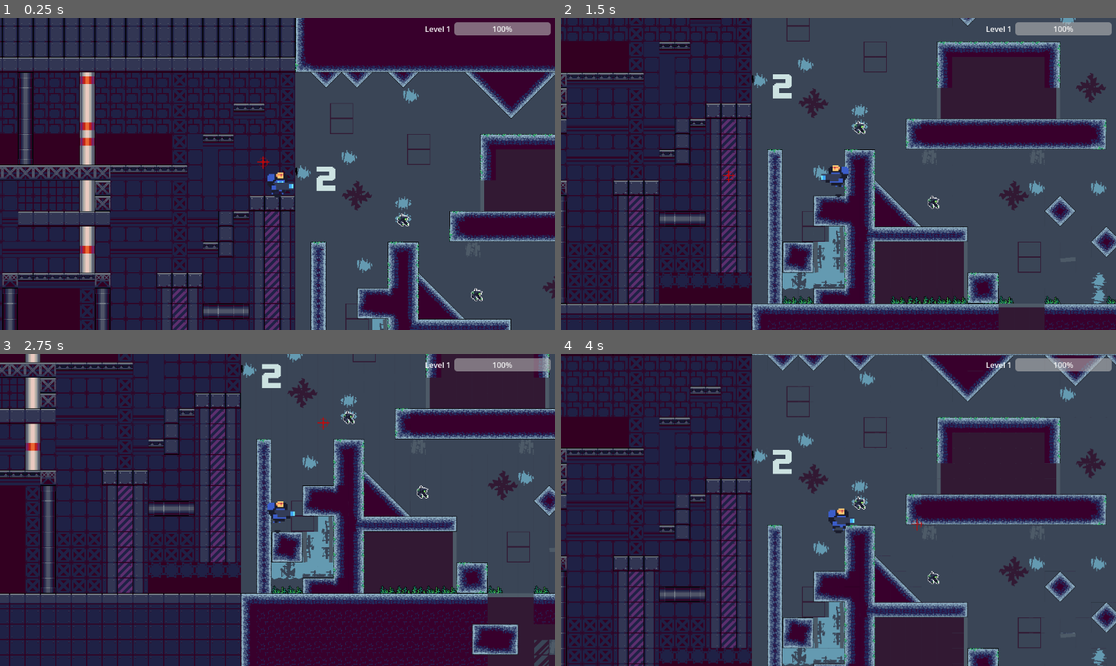
Above: before the commit, frames 1-4 (two rows, left to right).
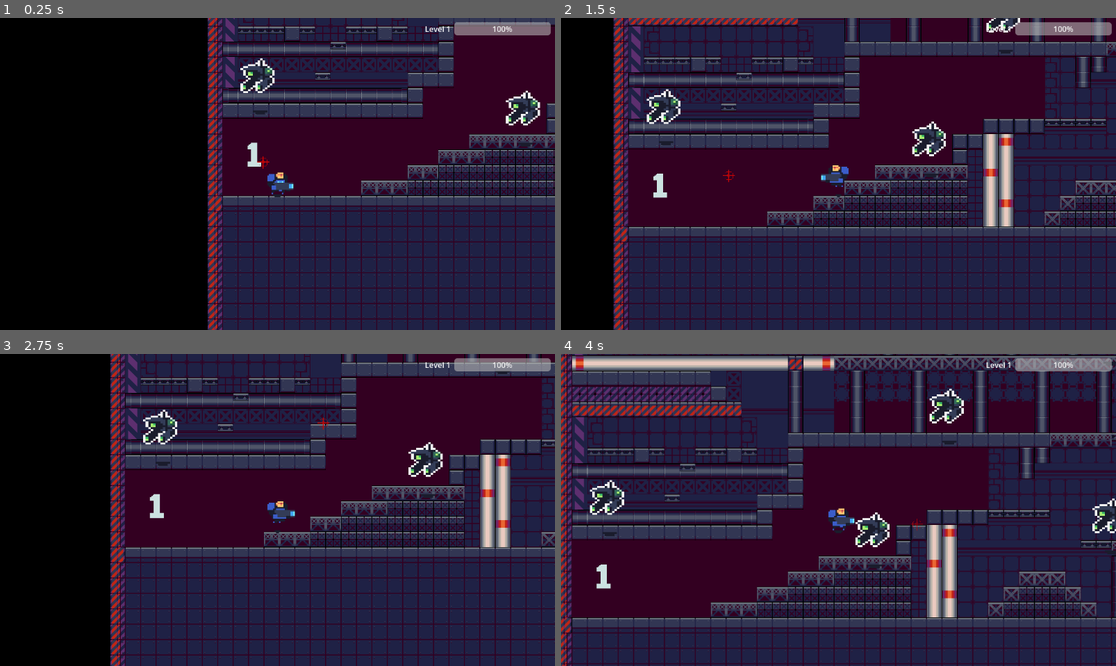
Above: after the commit, the same moments.

Repository: DeanSabbah/1501-Term
Game: Godot game, scene res://Scenes/main.tscn
Two runs of this game, one before a commit and one after it. Both use one fixed random seed, a clock stepped at 60 frames per second and the inputs below.
Inputs (mouse positions are in pixels of both pictures, inside the frame that each line leads up to):
- Up to frame 1 (0.25 s): no input
- Up to frame 2 (1.5 s): move the mouse to (960, 158) at 0.52 s; hold D (right) from 0.53 s (still down); click (960, 158) at 0.67 s; tap W (up) at 0.77 s; move the mouse to (727, 189) at 1.27 s
- Up to frame 3 (2.75 s): tap W (up) at 1.52 s; move the mouse to (333, 441) at 2.02 s; release D (right) at 2.03 s; hold A (left) from 2.03 s (still down)
- Up to frame 4 (4 s): move the mouse to (810, 572) at 2.77 s; release A (left) at 2.78 s; hold D (right) from 2.78 s (still down); click (810, 572) at 2.92 s; tap W (up) at 3.02, 3.77 s; move the mouse to (1005, 556) at 3.52 s

The runs differ from the first frame. In frame 1, 81% of the frame differs, in the area x 0-100%, y 0-100%; in frame 2, 73%; in frame 3, 72%; in frame 4, 72%.

Commit message:
2024-03-31

Diff:
--- a/Characters/Enemies/Enemy 1.gd
+++ b/Characters/Enemies/Enemy 1.gd
@@ -1 +1,9 @@
 extends Enemy;
+signal death_anim
+
+
+
+
+func _on_sprite_2d_animation_finished():
+
+	pass # Replace with function body.
--- a/Characters/Enemies/Enemy.gd
+++ b/Characters/Enemies/Enemy.gd
@@ -16,6 +16,8 @@
 var inRange:bool
 
 func _ready():
+	var animation_node = get_node("Sprite2D")
+	animation_node.play("idle_1")
 	$ViewRange/CollisionShape2D.shape.radius = viewRange
 	$AttackRange/CollisionShape2D.shape.radius = attackRange
 	cooldownTimer.wait_time = cooldown
@@ -44,10 +46,12 @@
 		inRange = false
 
 func _physics_process(delta):
+	var sprite = get_node("Sprite2D")
 	if cooldownTimer.is_stopped() and inRange:
 		attack(delta)
 	else:
 		pass
+
 
 func _on_hit_box_area_entered(area):
 	if area is Projectile:
@@ -58,6 +62,7 @@
 func take_damage(amount: int):
 	health -= amount
 	print("ENEMY HEALTH: ", health)
+
 	if (health <= 0):
 		die()
 
@@ -66,6 +71,12 @@
 	#PLAY SOME ANIMATION BEFORE DYING .. ?
 	player.give_xp()
 
-
 	# deletes the enemy
 	queue_free()
+
+
+func death_animation():
+	var sprite = get_node("Sprite2D")
+	var animation_node = get_node("Sprite2D")
+	print("DEATH ANIMATION")
+	animation_node.play("death")
--- a/Characters/Enemies/enemy_1.tscn
+++ b/Characters/Enemies/enemy_1.tscn
@@ -1,7 +1,104 @@
-[gd_scene load_steps=6 format=3 uid="uid://ckiadpp57mdd"]
+[gd_scene load_steps=19 format=3 uid="uid://ckiadpp57mdd"]
 
 [ext_resource type="Script" path="res://Characters/Enemies/enemy 1.gd" id="1_jv4dg"]
 [ext_resource type="Texture2D" uid="uid://bqs565xd02gpv" path="res://Characters/Enemies/enemies x3.png" id="2_xtq4a"]
+
+[sub_resource type="AtlasTexture" id="AtlasTexture_1vm7r"]
+atlas = ExtResource("2_xtq4a")
+region = Rect2(0, 288, 96, 96)
+
+[sub_resource type="AtlasTexture" id="AtlasTexture_pq47q"]
+atlas = ExtResource("2_xtq4a")
+region = Rect2(96, 288, 96, 96)
+
+[sub_resource type="AtlasTexture" id="AtlasTexture_2i6ru"]
+atlas = ExtResource("2_xtq4a")
+region = Rect2(192, 288, 96, 96)
+
+[sub_resource type="AtlasTexture" id="AtlasTexture_vb6c6"]
+atlas = ExtResource("2_xtq4a")
+region = Rect2(288, 288, 96, 96)
+
+[sub_resource type="AtlasTexture" id="AtlasTexture_w4ieo"]
+atlas = ExtResource("2_xtq4a")
+region = Rect2(384, 288, 96, 96)
+
+[sub_resource type="AtlasTexture" id="AtlasTexture_s1iag"]
+atlas = ExtResource("2_xtq4a")
+region = Rect2(480, 288, 96, 96)
+
+[sub_resource type="AtlasTexture" id="AtlasTexture_q3twb"]
+atlas = ExtResource("2_xtq4a")
+region = Rect2(576, 288, 96, 96)
+
+[sub_resource type="AtlasTexture" id="AtlasTexture_isbhq"]
+atlas = ExtResource("2_xtq4a")
+region = Rect2(672, 288, 96, 96)
+
+[sub_resource type="AtlasTexture" id="AtlasTexture_b1nmm"]
+atlas = ExtResource("2_xtq4a")
+region = Rect2(0, 0, 96, 96)
+
+[sub_resource type="AtlasTexture" id="AtlasTexture_mrfnm"]
+atlas = ExtResource("2_xtq4a")
+region = Rect2(96, 0, 96, 96)
+
+[sub_resource type="AtlasTexture" id="AtlasTexture_uclg8"]
+atlas = ExtResource("2_xtq4a")
+region = Rect2(192, 0, 96, 96)
+
+[sub_resource type="AtlasTexture" id="AtlasTexture_wx0yb"]
+atlas = ExtResource("2_xtq4a")
+region = Rect2(288, 0, 96, 96)
+
+[sub_resource type="SpriteFrames" id="SpriteFrames_3cg26"]
+animations = [{
+"frames": [{
+"duration": 1.0,
+"texture": SubResource("AtlasTexture_1vm7r")
+}, {
+"duration": 1.0,
+"texture": SubResource("AtlasTexture_pq47q")
+}, {
+"duration": 1.0,
+"texture": SubResource("AtlasTexture_2i6ru")
+}, {
+"duration": 1.0,
+"texture": SubResource("AtlasTexture_vb6c6")
+}, {
+"duration": 1.0,
+"texture": SubResource("AtlasTexture_w4ieo")
+}, {
+"duration": 1.0,
+"texture": SubResource("AtlasTexture_s1iag")
+}, {
+"duration": 1.0,
+"texture": SubResource("AtlasTexture_q3twb")
+}, {
+"duration": 1.0,
+"texture": SubResource("AtlasTexture_isbhq")
+}],
+"loop": true,
+"name": &"death",
+"speed": 5.0
+}, {
+"frames": [{
+"duration": 1.0,
+"texture": SubResource("AtlasTexture_b1nmm")
+}, {
+"duration": 1.0,
+"texture": SubResource("AtlasTexture_mrfnm")
+}, {
+"duration": 1.0,
+"texture": SubResource("AtlasTexture_uclg8")
+}, {
+"duration": 1.0,
+"texture": SubResource("AtlasTexture_wx0yb")
+}],
+"loop": true,
+"name": &"idle_1",
+"speed": 5.0
+}]
 
 [sub_resource type="CircleShape2D" id="CircleShape2D_gs0i5"]
 
@@ -16,14 +113,13 @@
 attackRange = 70
 viewRange = 120
 speed = 50
-maxHealth = 10
+maxHealth = 50
 
-[node name="Sprite2D" type="Sprite2D" parent="."]
+[node name="Sprite2D" type="AnimatedSprite2D" parent="."]
 texture_filter = 1
-scale = Vector2(1.97488, 1.09852)
-texture = ExtResource("2_xtq4a")
-hframes = 9
-vframes = 6
+scale = Vector2(-5.83041, 2.91059)
+sprite_frames = SubResource("SpriteFrames_3cg26")
+animation = &"death"
 
 [node name="Cooldown" type="Timer" parent="."]
 
@@ -48,6 +144,7 @@
 [node name="CollisionBox" type="CollisionShape2D" parent="."]
 shape = SubResource("CircleShape2D_h5u0i")
 
+[connection signal="animation_finished" from="Sprite2D" to="." method="_on_sprite_2d_animation_finished"]
 [connection signal="body_entered" from="AttackRange" to="." method="_on_attack_range_body_entered"]
 [connection signal="body_exited" from="AttackRange" to="." method="_on_attack_range_body_exited"]
 [connection signal="body_entered" from="ViewRange" to="." method="_on_viewRange_body_entered"]
--- a/Scenes/Industreal/industrial.tscn
+++ b/Scenes/Industreal/industrial.tscn
@@ -216,7 +216,7 @@
 5:3/0 = 0
 5:3/0/physics_layer_0/linear_velocity = Vector2(0, 0)
 5:3/0/physics_layer_0/angular_velocity = 0.0
-5:3/0/physics_layer_0/polygon_0/points = PackedVector2Array(16, -16, 16, 16, -16, 16, -16, -16)
+5:3/0/physics_layer_0/polygon_0/points = PackedVector2Array(0, 0.25, 16, -16, 16, 16, -16, 16)
 6:3/0 = 0
 6:3/0/physics_layer_0/linear_velocity = Vector2(0, 0)
 6:3/0/physics_layer_0/angular_velocity = 0.0
--- a/Scenes/main.tscn
+++ b/Scenes/main.tscn
@@ -15,7 +15,7 @@
 [node name="player" parent="." instance=ExtResource("1_ckd8x")]
 visibility_layer = 5
 z_index = 3
-position = Vector2(1947, 511)
+position = Vector2(146, 926)
 
 [node name="Enemy 1" parent="." instance=ExtResource("4_tcces")]
 position = Vector2(815, 569)
